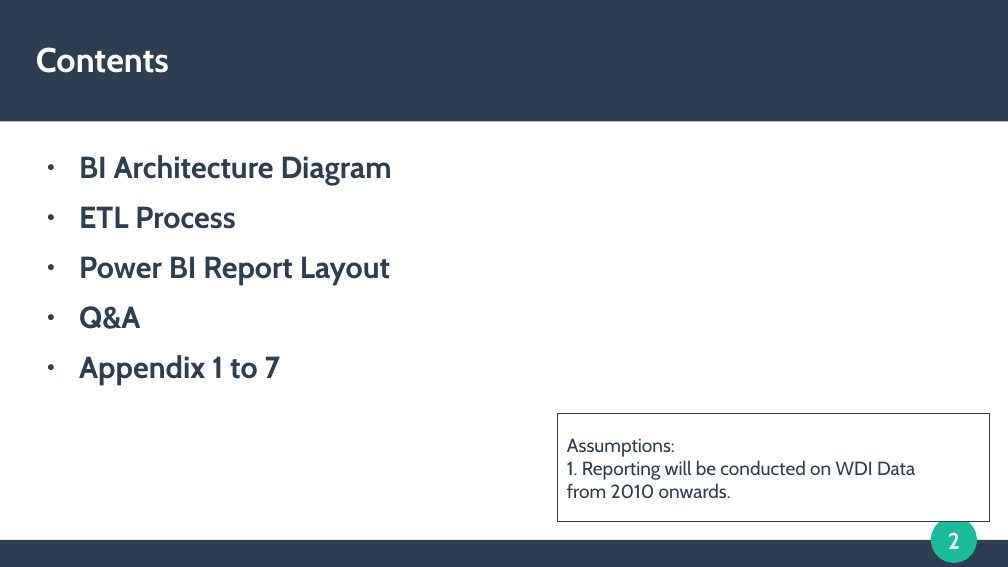
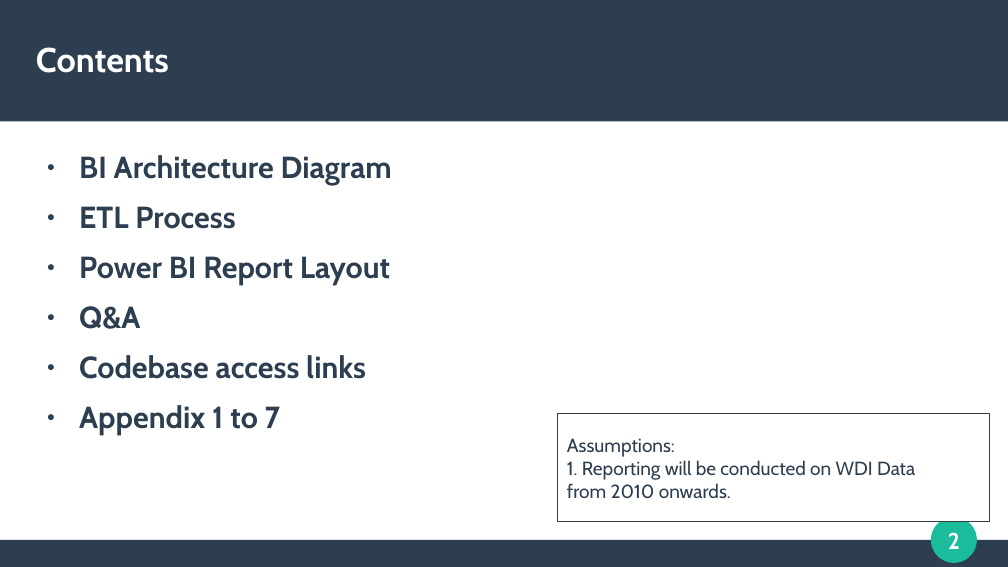
Before and after one commit to hanuseew/MCBAssignment, a slide deck: slide 2 of MCB Case Study Engineering Data Lead.pptx. Drawn at 1008x567 pixels with LibreOffice and Linux fonts; fonts in the diff are those of the drawing. Boxes give left, top, right and bottom in pixels: in the first picture for what was removed or moved away, otherwise in the second. Text is boxed around its words. In the diff, an @@ line names an element or a change of style, - is before the commit and + after.

```diff
--- a/MCB Case Study Engineering Data Lead.pptx
+++ b/MCB Case Study Engineering Data Lead.pptx
@@ text at [79, 355, 366, 379]: paragraph added @@
+● Codebase access links
```
Also in this commit, not shown: 1 slide added, 1 other file.
